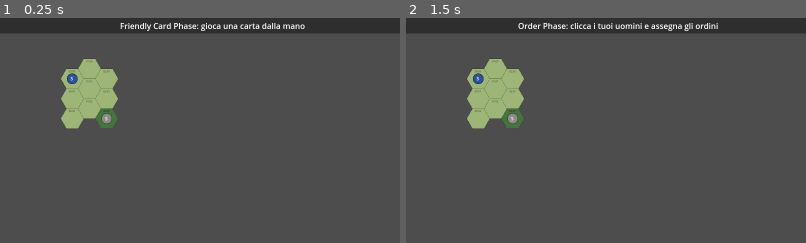
Above: before the commit, frames 1-2 (left to right).
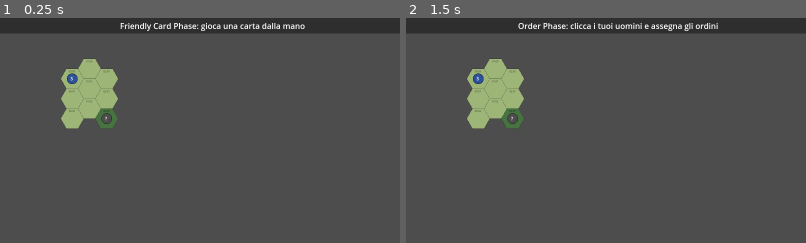
Above: after the commit, the same moments.

Repository: Tannoiser2/Combat
Game: Godot game, scene res://scenes/Main.tscn
Same seed, same stepped clock (60 frames per second), same inputs: the game is played once before the commit and once after it.
Inputs (mouse positions are % of the whole screen's width and height, from its top left):
- Up to frame 1 (0.25 s): no input
- Up to frame 2 (1.5 s): click "Carta 49 Worried Able 78 Bake…" at 0.5 s; tap Enter at 1.25 s; move the mouse to (72, 45) at 1.27 s; click (72, 45) at 1.42 s
The pictures show only the part of the screen within x 21-71%, y 0-50%; the shares and areas given below are measured in that part.

The runs differ from the first frame. In frame 1, less than 0.1% of the frame differs, in the area x 25-28%, y 42-48%; in frame 2, less than 0.1%.

Commit message:
Spotting: chart trascritto e check agganciati alla Action Phase
- engine/Spotting.gd: Spotting Chart completo (terreno del bersaglio x
  gruppo di ordini -> modificatore TQ; gittata +2/+1/0/-1/-2/-3 e -1
  ogni 10 hex oltre 40), distanza esagonale su offset even-q, tentativo
  che applica Known (enemy) / Spotted (friendly). TODO: LOS.
- Domain: aggiunto Terrain.BOCAGE (riga del chart che mancava).
- TurnSequence: spotting check all'impulse 1 per ogni personaggio
  attivato, contro gli avversari non ancora individuati.
- UI fog of war: Enemy non Known disegnato come '?' grigio senza
  ordine ne' dettagli nel pannello info; pallino rosso sui Friendly
  Spotted. I nemici del banco di prova partono non identificati.

Verificato sotto Xvfb: soglie corrette (es. Braun Sprint in Open a
dist 4: TQ6+2+1=9), individuazioni reciproche al primo impulse.

https://claude.ai/code/session_01LKFjMqDEfc8x3wh8YC9MqX

Diff:
--- a/engine/Domain.gd
+++ b/engine/Domain.gd
@@ -101,7 +101,7 @@
 	OPEN_LEVEL_0, OPEN_LEVEL_1, OPEN_LEVEL_2, OPEN_LEVEL_3,
 	ROCKS, BUILDING, TREES, MARSH, HEDGEROW, WALL,
 	LONG_GRASS, DEPRESSION, STREAM, ORCHARD, LOGS,
-	FIELD, FOXHOLE, RUBBLE, CRATER,
+	FIELD, FOXHOLE, RUBBLE, CRATER, BOCAGE,
 }
 
 # Nomi leggibili dei terreni per debug/UI
@@ -125,6 +125,7 @@
 	Terrain.FOXHOLE: "Foxhole",
 	Terrain.RUBBLE: "Rubble",
 	Terrain.CRATER: "Crater",
+	Terrain.BOCAGE: "Bocage",
 }
 
 # Terreni che contano come "In Cover" per le tabelle delle Enemy Card.
@@ -133,7 +134,7 @@
 const COVER_TERRAINS := [
 	Terrain.ROCKS, Terrain.BUILDING, Terrain.TREES, Terrain.HEDGEROW,
 	Terrain.WALL, Terrain.DEPRESSION, Terrain.STREAM, Terrain.LOGS,
-	Terrain.FOXHOLE, Terrain.RUBBLE, Terrain.CRATER,
+	Terrain.FOXHOLE, Terrain.RUBBLE, Terrain.CRATER, Terrain.BOCAGE,
 ]
 
 
--- /dev/null
+++ b/engine/Spotting.gd
@@ -0,0 +1,104 @@
+## Spotting (Rule 12), trascritto dallo Spotting Chart.
+##
+## Il check e' una prova di TQ dello spotter: 1d10 <= TQ effettiva
+## + modificatore del bersaglio (terreno x gruppo di ordini, dal chart)
+## + modificatore di gittata. Se riesce: un Enemy diventa Known, un
+## Friendly diventa Spotted.
+## TODO: Line of Sight non ancora implementata (si assume visuale libera).
+class_name Spotting
+extends RefCounted
+
+const D := preload("res://engine/Domain.gd")
+
+# Colonne del chart: gruppo di ordini del BERSAGLIO.
+# 0: Hide/Rally/Reload   1: Sneak
+# 2: Duck Back/Aimed-Rapid Fire/Suppressive/No Order
+# 3: Run & Gun/Sprint/Berserk Charge
+# 4: Grenade/Evade/Rifle Grenade/Smoke Grenade
+# 5: Plan/Search/Melee   6: Medical Aid/Carry-Drag
+const ORDER_GROUP := {
+	D.Order.HIDE: 0, D.Order.RALLY: 0, D.Order.RELOAD: 0,
+	D.Order.SNEAK: 1,
+	D.Order.DUCK_BACK: 2, D.Order.AIMED_FIRE: 2, D.Order.RAPID_FIRE: 2,
+	D.Order.SUPPRESSIVE_FIRE: 2, D.Order.GUARD: 2,
+	D.Order.RUN_AND_GUN: 3, D.Order.SPRINT: 3, D.Order.CHARGE: 3,
+	D.Order.GRENADE: 4, D.Order.EVADE: 4,
+	D.Order.RIFLE_GRENADE: 4, D.Order.SMOKE_GRENADE: 4,
+	D.Order.PLAN: 5, D.Order.SEARCH: 5, D.Order.MELEE: 5,
+	D.Order.MEDICAL_AID: 6, D.Order.CARRY_DRAG: 6,
+}
+const NO_ORDER_GROUP := 2
+
+# Righe del chart: terreno del bersaglio -> modificatori per gruppo.
+# I livelli Open usano tutti la riga OPEN; Stream non e' nel chart
+# (trattato come Open, TODO verificare col regolamento).
+const TERRAIN_MOD := {
+	D.Terrain.OPEN_LEVEL_0: [-2, -1, 0, 2, 1, 0, 0],
+	D.Terrain.OPEN_LEVEL_1: [-2, -1, 0, 2, 1, 0, 0],
+	D.Terrain.OPEN_LEVEL_2: [-2, -1, 0, 2, 1, 0, 0],
+	D.Terrain.OPEN_LEVEL_3: [-2, -1, 0, 2, 1, 0, 0],
+	D.Terrain.STREAM: [-2, -1, 0, 2, 1, 0, 0],
+	D.Terrain.ROCKS: [-5, -4, -3, -1, -2, -2, -2],
+	D.Terrain.BUILDING: [-5, -4, -3, -2, -1, -2, -2],
+	D.Terrain.MARSH: [-4, -3, -2, -1, -1, -2, -2],
+	D.Terrain.TREES: [-3, -2, -2, 0, -1, -2, -2],
+	D.Terrain.HEDGEROW: [-3, -2, -1, 0, -1, -1, -1],
+	D.Terrain.BOCAGE: [-4, -3, -2, -1, -1, -2, -2],
+	D.Terrain.WALL: [-4, -3, -2, -1, -1, -2, -2],
+	D.Terrain.LONG_GRASS: [-2, -1, 0, 0, 0, 0, 0],
+	D.Terrain.DEPRESSION: [-4, -3, -2, -1, -1, -1, -1],
+	D.Terrain.ORCHARD: [-4, -3, -2, -1, -1, -1, -1],
+	D.Terrain.LOGS: [-4, -3, -2, -1, -1, -1, -1],
+	D.Terrain.CRATER: [-4, -3, -2, -1, -1, -1, -1],
+	D.Terrain.FIELD: [-3, -2, -1, 0, 0, 0, 0],
+	D.Terrain.RUBBLE: [-5, -4, -3, -1, -2, -2, -2],
+	D.Terrain.FOXHOLE: [-4, -3, -2, -1, -1, -1, -1],
+}
+
+
+# Distanza in hex sulla griglia (flat-top, colonne pari mezzo passo giu':
+# offset "even-q" -> coordinate cubiche).
+static func hex_distance(a: Vector2i, b: Vector2i) -> int:
+	var ax := a.x
+	var az := a.y - int((a.x + (a.x & 1)) / 2.0)
+	var bx := b.x
+	var bz := b.y - int((b.x + (b.x & 1)) / 2.0)
+	var ay := -ax - az
+	var by := -bx - bz
+	return int((abs(ax - bx) + abs(ay - by) + abs(az - bz)) / 2.0)
+
+
+# Modificatore di gittata: +2 adiacente, a scalare; -1 ogni 10 hex extra.
+static func range_modifier(dist: int) -> int:
+	if dist <= 1:
+		return 2
+	if dist <= 4:
+		return 1
+	if dist <= 10:
+		return 0
+	return -1 - int((dist - 11) / 10.0)
+
+
+# Modificatore del bersaglio: terreno x gruppo di ordini.
+static func target_modifier(state: GameState, target: Character) -> int:
+	var hex := state.hex_at(target.position.x, target.position.y)
+	var terrain: int = hex.terrain if hex != null else D.Terrain.OPEN_LEVEL_0
+	var group: int = ORDER_GROUP.get(target.order, NO_ORDER_GROUP) \
+		if target.has_order else NO_ORDER_GROUP
+	return TERRAIN_MOD[terrain][group]
+
+
+# Tentativo di spotting. Applica l'esito (Known/Spotted) e ritorna
+# {roll, threshold, dist, success}.
+static func attempt(state: GameState, spotter: Character, target: Character) -> Dictionary:
+	var dist := hex_distance(spotter.position, target.position)
+	var threshold := Checks.effective_tq(spotter) \
+		+ target_modifier(state, target) + range_modifier(dist)
+	var roll := Checks.roll_d10(state.rng)
+	var success := roll <= threshold
+	if success:
+		if target.side == D.Side.ENEMY:
+			target.known = true
+		else:
+			target.spotted = true
+	return {"roll": roll, "threshold": threshold, "dist": dist, "success": success}
--- a/engine/TurnSequence.gd
+++ b/engine/TurnSequence.gd
@@ -133,17 +133,42 @@
 
 static func _activate_character(state: GameState, c: Character) -> void:
 	# TODO: eseguire l'azione dell'impulse corrente secondo l'Order del
-	#       personaggio (move/fire/melee...), fare Spotting Checks,
-	#       gestire Duck Back. A strati. Primo strato: Rally.
-	if c.is_dead() or not c.has_order:
+	#       personaggio (move/fire/melee...), gestire Duck Back.
+	#       A strati: per ora Rally e Spotting (SOP 4a-ii).
+	if c.is_dead():
 		return
-	if c.order == Domain.Order.RALLY and state.impulse == 1:
+	if c.has_order and c.order == Domain.Order.RALLY and state.impulse == 1:
 		var res := Checks.rally_check(c, state.rng)
 		state.log_event("%s tenta Rally: tira %d (TQ %d) -> %s%s" % [
 			c.display_name, res["roll"], Checks.effective_tq(c),
 			Domain.MORALE_NAMES[res["after"]],
 			"" if res["delta"] != 0 else " (nessun effetto)",
 		])
+	if state.impulse == 1:
+		_spotting_checks(state, c)
+
+
+# Spotting check dello spotter contro ogni avversario non ancora
+# individuato (una volta per turno, all'impulse 1; si raffina quando
+# arrivera' il movimento). TODO: Line of Sight.
+static func _spotting_checks(state: GameState, spotter: Character) -> void:
+	for target in state.characters:
+		if target.side == spotter.side or target.is_dead():
+			continue
+		if target.side == Domain.Side.ENEMY and target.known:
+			continue
+		if target.side == Domain.Side.FRIENDLY and target.spotted:
+			continue
+		var res := Spotting.attempt(state, spotter, target)
+		if res["success"]:
+			if target.side == Domain.Side.ENEMY:
+				state.log_event("%s individua %s! (tira %d <= %d, dist %d)" % [
+					spotter.display_name, target.display_name,
+					res["roll"], res["threshold"], res["dist"]])
+			else:
+				state.log_event("%s e' stato avvistato da %s! (tira %d <= %d, dist %d)" % [
+					target.display_name, spotter.display_name,
+					res["roll"], res["threshold"], res["dist"]])
 
 
 # Step 5 - End Phase (Rule 4.0 step 5)
--- a/scenes/Main.gd
+++ b/scenes/Main.gd
@@ -276,6 +276,11 @@
 		hex.x, hex.y, Domain.TERRAIN_NAMES[hexdata.terrain],
 		"  (Cover)" if Domain.terrain_gives_cover(hexdata.terrain) else "",
 	])
+	if c != null and c.side == Domain.Side.ENEMY and not c.known:
+		lines.append("")
+		lines.append("[b]Nemico non identificato[/b]")
+		info_text.text = "\n".join(lines)
+		return
 	if c != null:
 		lines.append("")
 		lines.append("[b]%s[/b]  (%s, team %s)" % [c.display_name,
@@ -351,6 +356,8 @@
 	state_.characters.append(miller)
 
 	# Jung nel bosco di 11.10 (In Cover), Braun allo scoperto in 13.10
+	# Nemici Alerted (ricevono ordini) ma non Known: il giocatore vede
+	# solo un "?" finche' i suoi uomini non li individuano (Spotting).
 	var jung := Character.new("jung", "Soldat Jung", Domain.Side.ENEMY, "Red")
 	jung.troop_quality = 4
 	jung.weapon_skills = {"Rifle": 3}
--- a/ui/MapView.gd
+++ b/ui/MapView.gd
@@ -49,6 +49,7 @@
 	D.Terrain.FOXHOLE: Color(0.42, 0.36, 0.28),
 	D.Terrain.RUBBLE: Color(0.55, 0.48, 0.42),
 	D.Terrain.CRATER: Color(0.50, 0.42, 0.32),
+	D.Terrain.BOCAGE: Color(0.18, 0.32, 0.16),
 }
 const SIDE_COLORS := {
 	D.Side.FRIENDLY: Color(0.18, 0.32, 0.60),
@@ -125,19 +126,25 @@
 		var hc := hex_center(highlight_hex.x, highlight_hex.y)
 		draw_polyline(_closed(_hex_points(hc, radius * 0.96)),
 			Color(1.0, 1.0, 0.3, 0.9), radius * 0.06)
-	# Segnalini
+	# Segnalini. Un Enemy non Known si mostra come "?" senza ordine:
+	# il giocatore sa che c'e' qualcosa, non chi sia ne' cosa fara'.
 	for c in state.characters:
 		if c.is_dead():
 			continue
+		var hidden := c.side == D.Side.ENEMY and not c.known
 		var center := hex_center(c.position.x, c.position.y)
 		if c == selected:
 			draw_circle(center, radius * 0.58, Color(1.0, 1.0, 0.3, 0.85))
-		draw_circle(center, radius * 0.45, SIDE_COLORS[c.side])
+		draw_circle(center, radius * 0.45,
+			Color(0.30, 0.30, 0.30) if hidden else SIDE_COLORS[c.side])
 		draw_circle(center, radius * 0.45, Color(0, 0, 0, 0.6), false, radius * 0.04)
 		draw_string(font, center + Vector2(-radius * 0.15, radius * 0.15),
-			c.display_name.substr(0, 1), HORIZONTAL_ALIGNMENT_LEFT, -1,
-			int(radius * 0.42), Color.WHITE)
-		if c.has_order:
+			"?" if hidden else c.display_name.substr(0, 1),
+			HORIZONTAL_ALIGNMENT_LEFT, -1, int(radius * 0.42), Color.WHITE)
+		if c.side == D.Side.FRIENDLY and c.spotted:
+			draw_circle(center + Vector2(radius * 0.38, -radius * 0.38),
+				radius * 0.12, Color(0.9, 0.15, 0.15))
+		if c.has_order and not hidden:
 			var label: String = D.ORDER_NAMES[c.order]
 			if not c.order_move.is_empty():
 				label += " " + c.order_move
